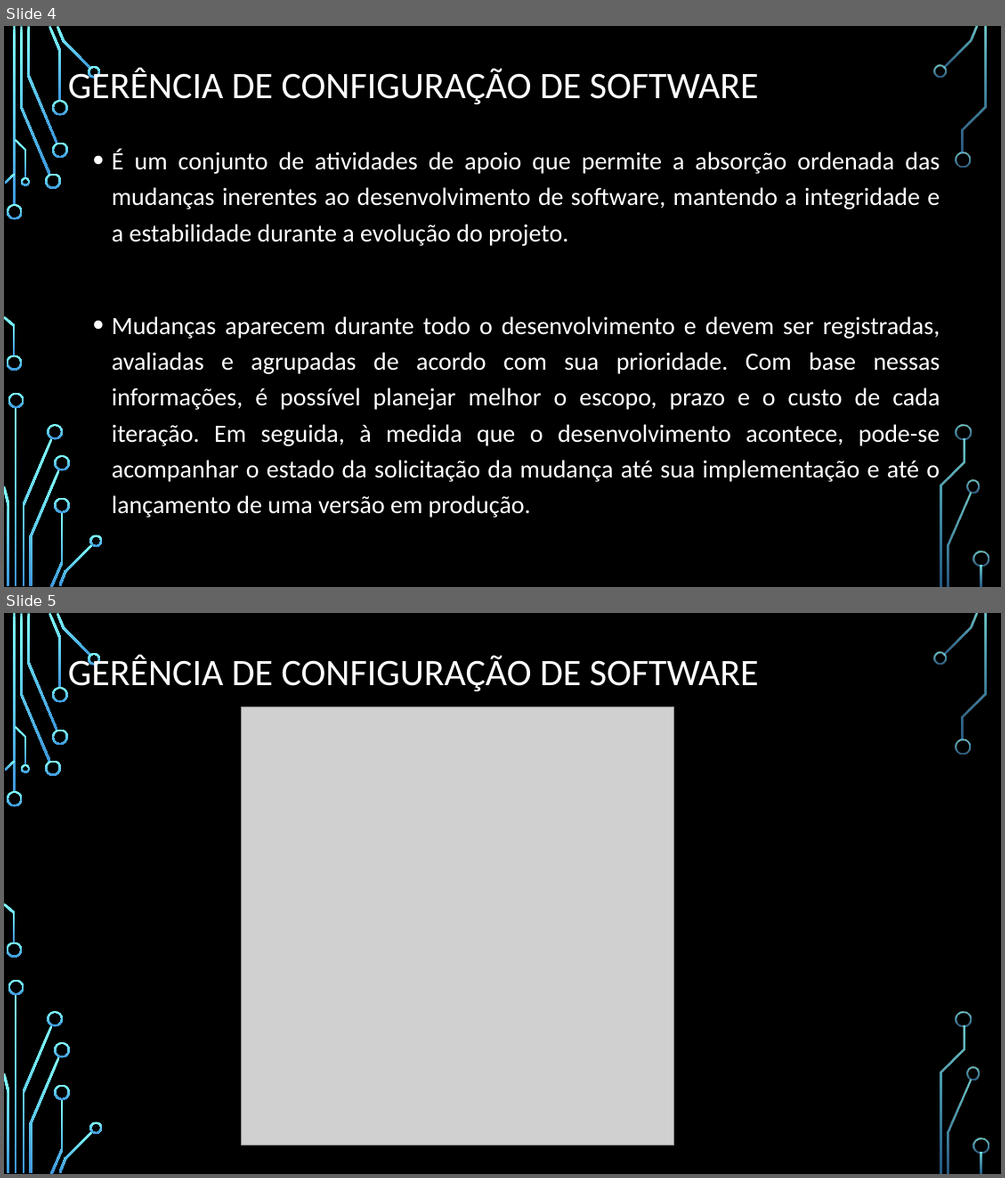
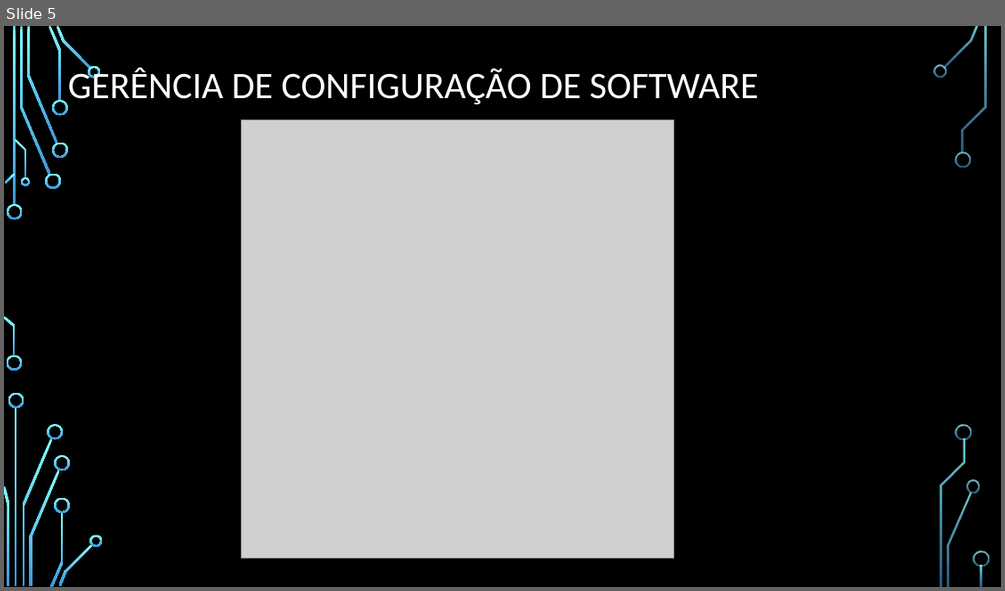
Before and after one commit to DeniseCruz/GerenciaConfig, a slide deck: MedicaoMetricas.pptx. Shown one above the other, each under a label of ours: slides 4 and 5 before the commit, slide 5 after it. The pictures are 1005x1178 and 1005x591 pixels, drawn with LibreOffice and Linux fonts; fonts in the diff are those of the drawing; grey boxes stand for pictures; background and template pictures are left out. Boxes give left, top, right and bottom in pixels: in the first picture for what was removed or moved away, otherwise in the second. Text is boxed around its words. In the diff, an @@ line names an element or a change of style, - is before the commit and + after.

```diff
--- a/MedicaoMetricas.pptx
+++ b/MedicaoMetricas.pptx
@@ slide 4 removed at [4,26,1001,587], background picture (left out); not listed: 36 template elements that a slide beside it also shows @@
@@ title removed at [68,68,759,104] @@
-GERÊNCIA DE CONFIGURAÇÃO DE SOFTWARE
@@ text removed at [112,149,940,517] @@
-• É um conjunto de atividades de apoio que permite a absorção ordenada das mudanças inerentes ao desenvolvimento de software, mantendo a integridade e a estabilidade durante a evolução do projeto.
-• Mudanças aparecem durante todo o desenvolvimento e devem ser registradas, avaliadas e agrupadas de acordo com sua prioridade. Com base nessas informações, é possível planejar melhor o escopo, prazo e o custo de cada iteração. Em seguida, à medida que o desenvolvimento acontece, pode-se acompanhar o estado da solicitação da mudança até sua implementação e até o lançamento de uma versão em produção.
```
Also in this commit, not shown: 7 slides changed, 11 slides added.
